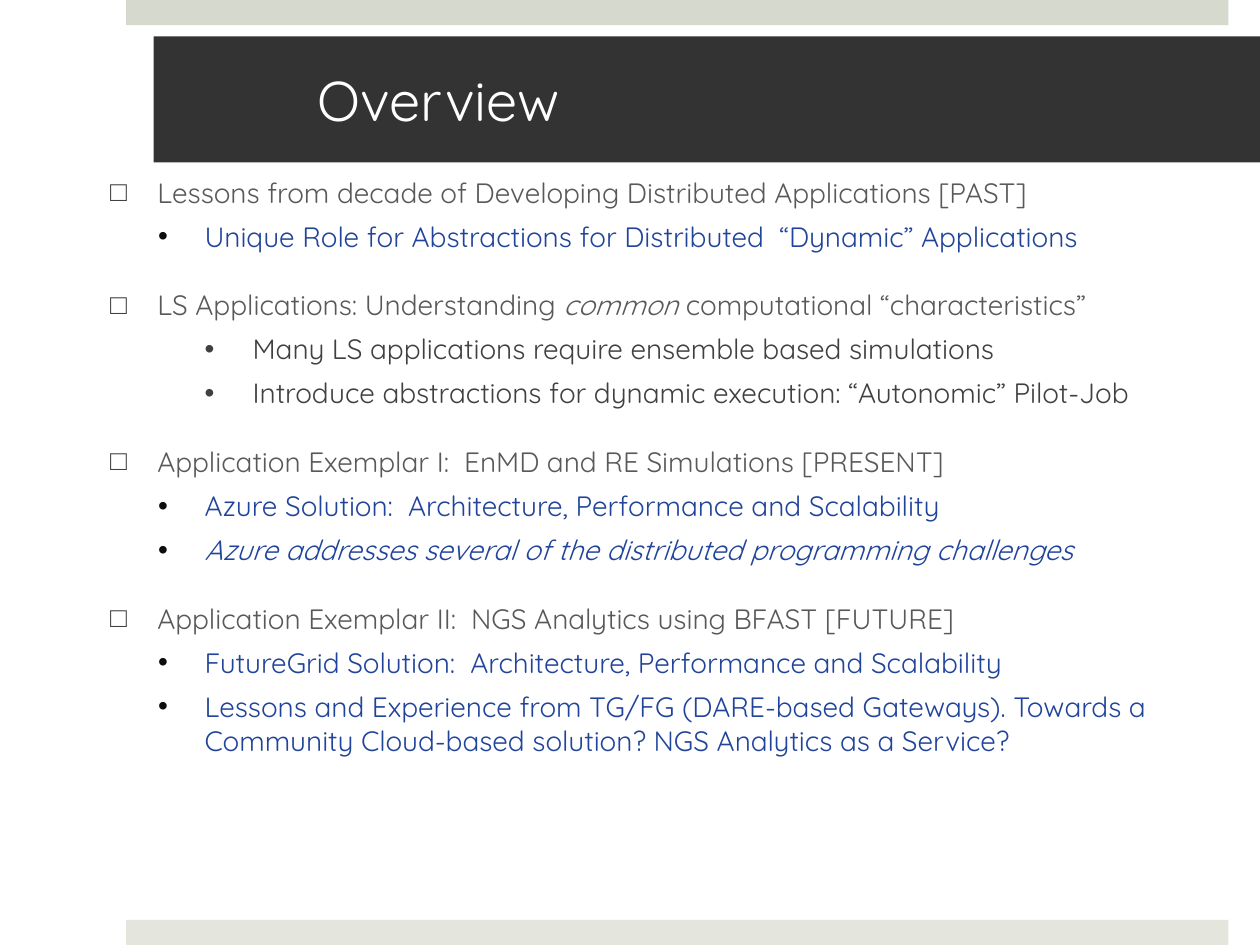
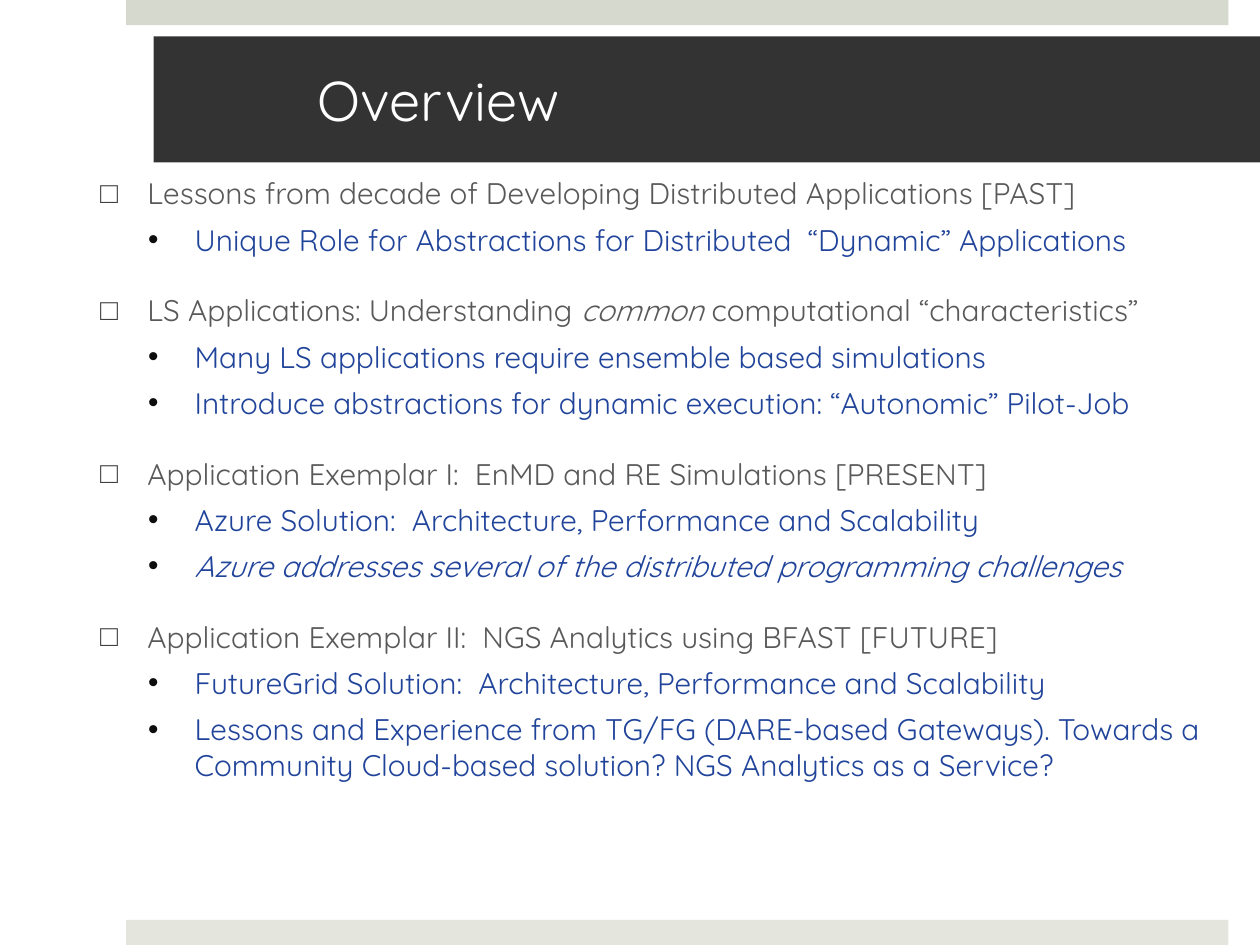
Before and after one commit to saga-project/saga-cpp-legacy-projects, a slide deck: slide 2 of saga-talks/abstractions_for_ls-microsoft.pptx. Drawn at 1260x945 pixels with LibreOffice and Linux fonts; fonts in the diff are those of the drawing; background and template pictures are left out. Boxes give left, top, right and bottom in pixels: in the first picture for what was removed or moved away, otherwise in the second. Text is boxed around its words. In the diff, an @@ line names an element or a change of style, - is before the commit and + after.

```diff
--- a/saga-talks/abstractions_for_ls-microsoft.pptx
+++ b/saga-talks/abstractions_for_ls-microsoft.pptx
@@ text "Lessons from decade of Developing ...": place and size @@
-text "Lessons from decade of Developing ..." at bbox=[157, 182, 1146, 757]
+text "Lessons from decade of Developing ..." at bbox=[147, 182, 1199, 782]
@@ text "Lessons from decade of Developing ..." at bbox=[147, 182, 1199, 782]: size 16 to 17 pt; text colour #404040 to #21449B in "Many LS applications require ensemble based simulations", "Introduce abstractions for dynamic execution: “Autonomic” Pi ..."; list level 3 to 2 in "Many LS applications require ensemble ..."; bullet colour #404040 to #0D0D0D; list level 3 to 2 in "Introduce abstractions for dynamic execution: ..." @@
```
Also in this commit, not shown: 3 other slides changed, 1 slide added, 3 slides removed.
